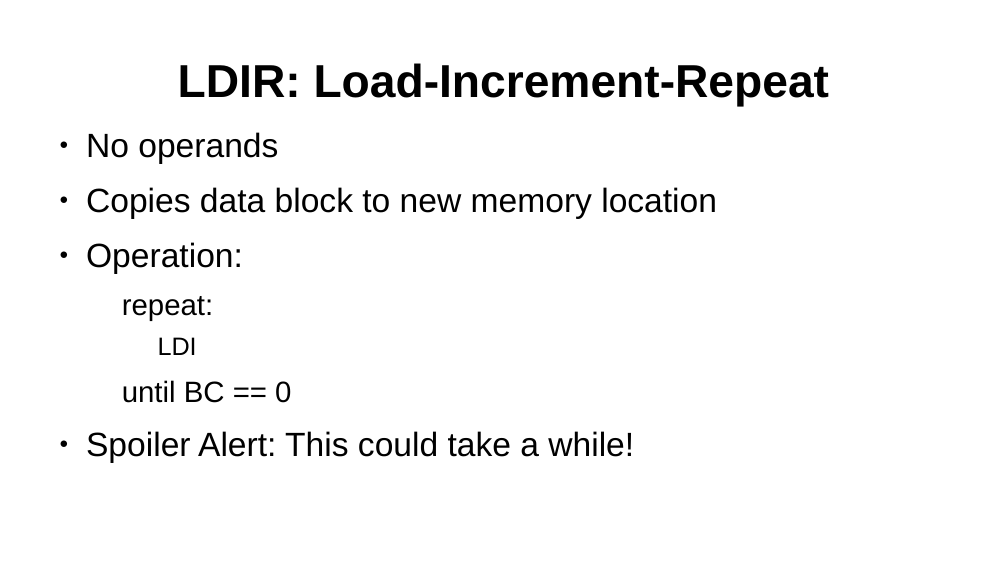
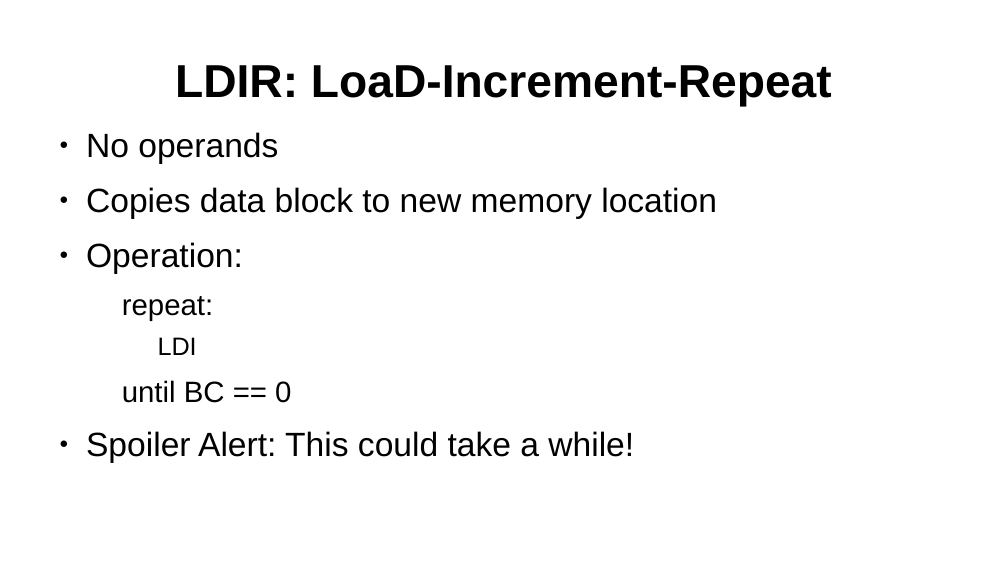
Before and after one commit to SlithyMatt/zxs-assembly-tutorial, a slide deck: slide 16 of Lesson3/Lesson3.odp. Drawn at 1008x567 pixels with LibreOffice and Linux fonts; fonts in the diff are those of the drawing. Boxes give left, top, right and bottom in pixels: in the first picture for what was removed or moved away, otherwise in the second. Text is boxed around its words. In the diff, an @@ line names an element or a change of style, - is before the commit and + after.

```diff
--- a/Lesson3/Lesson3.odp
+++ b/Lesson3/Lesson3.odp
@@ title at (175, 65, 832, 107): text changed @@
-LDIR: Load-Increment-Repeat
+LDIR: LoaD-Increment-Repeat
```
Also in this commit, not shown: 6 other slides changed, 3 other files.
